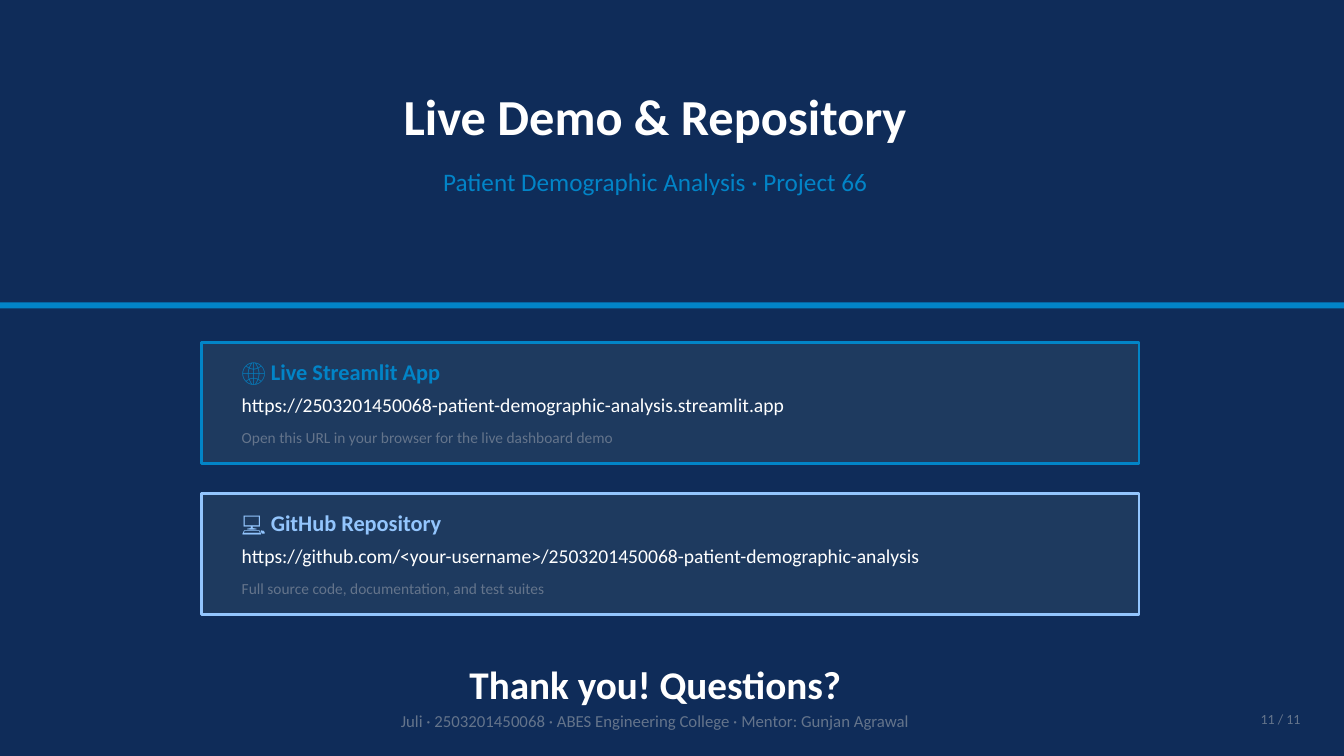
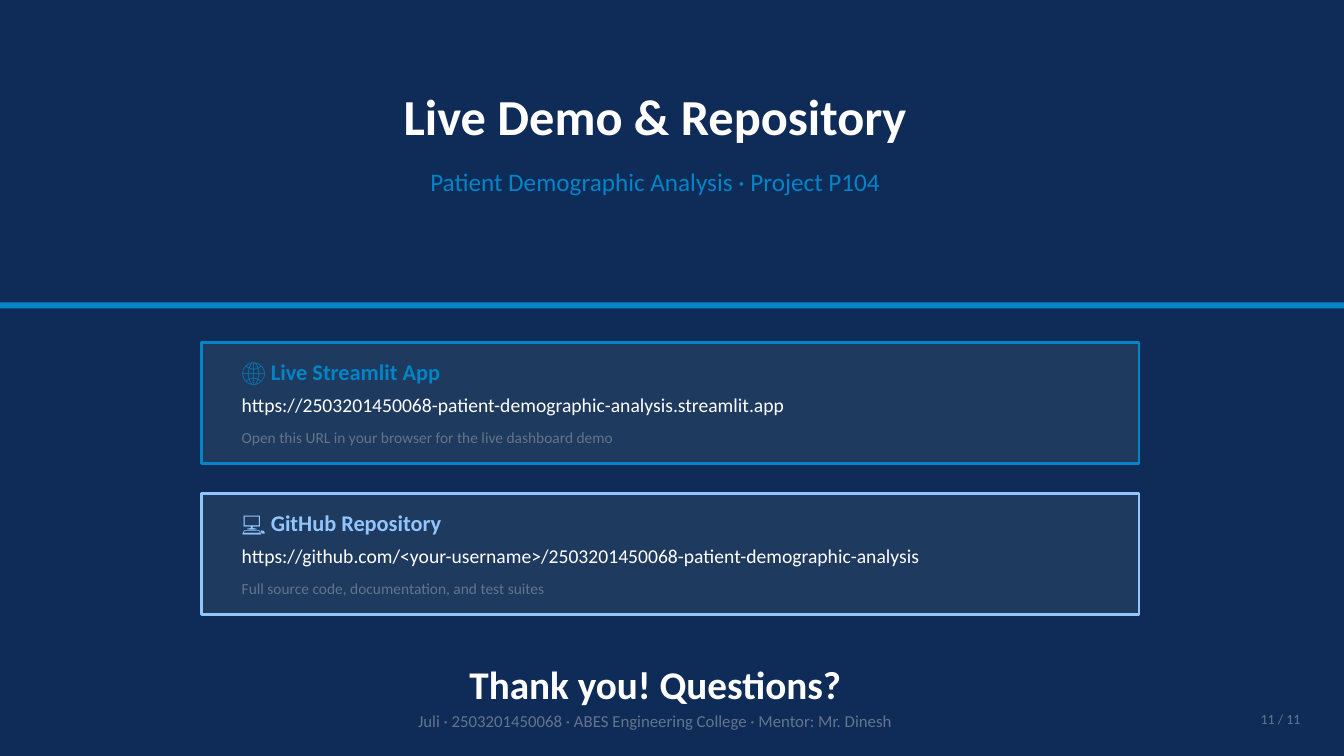
Before and after one commit to itzjulie/data-analytic-project-, a slide deck: slide 11 of docs/18_Presentation.pptx. Drawn at 1344x756 pixels with LibreOffice and Linux fonts; fonts in the diff are those of the drawing. Boxes give left, top, right and bottom in pixels: in the first picture for what was removed or moved away, otherwise in the second. Text is boxed around its words. In the diff, an @@ line names an element or a change of style, - is before the commit and + after.

Commit message:
docs: update mentor name to Mr. Dinesh and project ID to P104

```diff
--- a/docs/18_Presentation.pptx
+++ b/docs/18_Presentation.pptx
@@ text at box(430, 173, 879, 195): text changed @@
-Patient Demographic Analysis · Project 66
+Patient Demographic Analysis · Project P104
@@ text at box(418, 715, 892, 730): text changed @@
-Juli · 2503201450068 · ABES Engineering College · Mentor: Gunjan Agrawal
+Juli · 2503201450068 · ABES Engineering College · Mentor: Mr. Dinesh
```
Also in this commit, not shown: 10 other slides changed, 12 other files.
